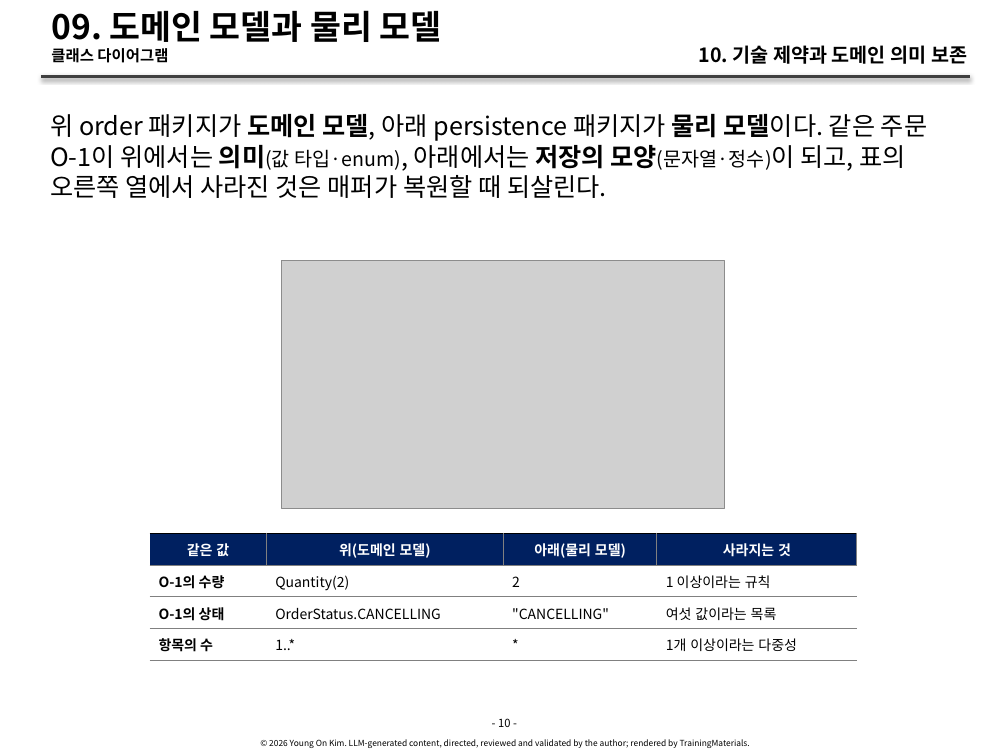
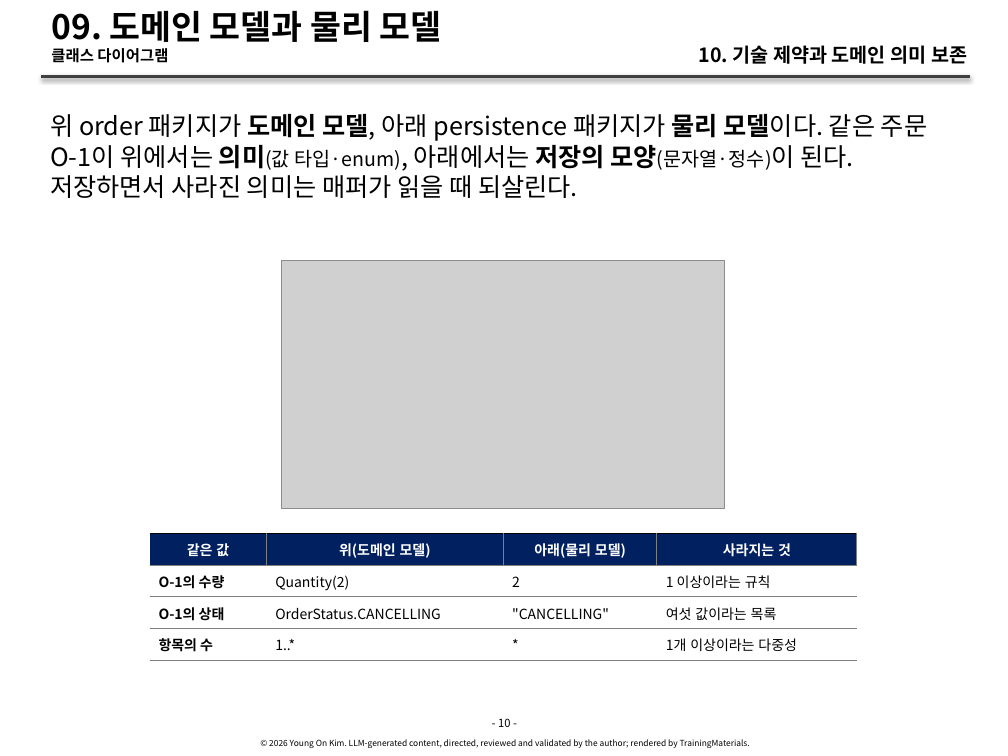
Before and after one commit to YoungSan77/TrainingMaterials, a slide deck: slide 10 of courses/ooad/sessions/s10.pptx. Drawn at 1008x756 pixels with LibreOffice and Linux fonts; fonts in the diff are those of the drawing; grey boxes stand for pictures. Boxes give left, top, right and bottom in pixels: in the first picture for what was removed or moved away, otherwise in the second. Text is boxed around its words. In the diff, an @@ line names an element or a change of style, - is before the commit and + after.

```diff
--- a/courses/ooad/sessions/s10.pptx
+++ b/courses/ooad/sessions/s10.pptx
@@ text at (50,114,927,198): text changed @@
-위 order 패키지가 도메인 모델, 아래 persistence 패키지가 물리 모델이다. 같은 주문 O-1이 위에서는 의미(값 타입·enum), 아래에서는 저장의 모양(문자열·정수)이 되고, 표의 오른쪽 열에서 사라진 것은 매퍼가 복원할 때 되살린다.
+위 order 패키지가 도메인 모델, 아래 persistence 패키지가 물리 모델이다. 같은 주문 O-1이 위에서는 의미(값 타입·enum), 아래에서는 저장의 모양(문자열·정수)이 된다. 저장하면서 사라진 의미는 매퍼가 읽을 때 되살린다.
```
Also in this commit, not shown: 9 other files.
